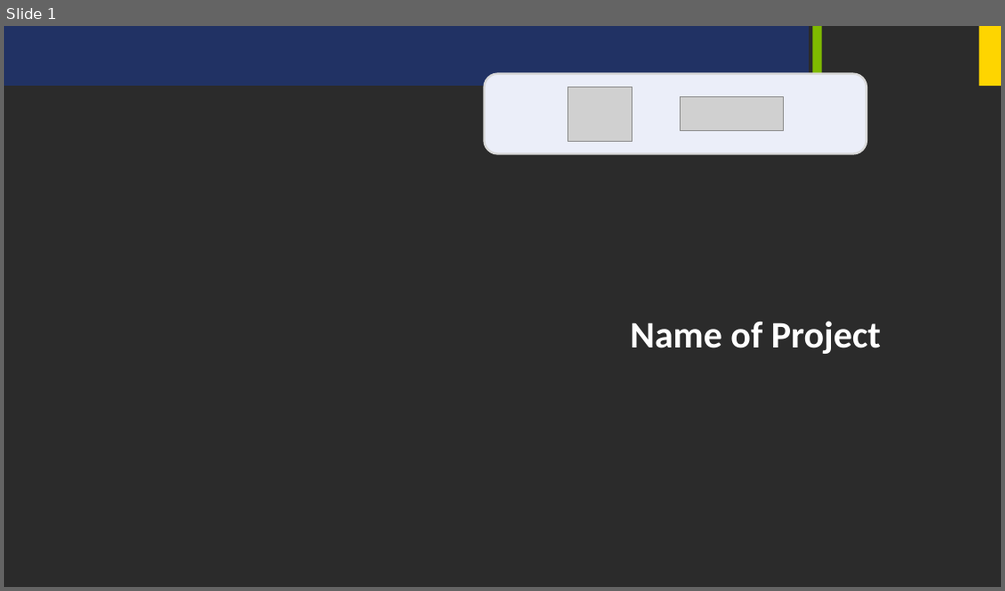
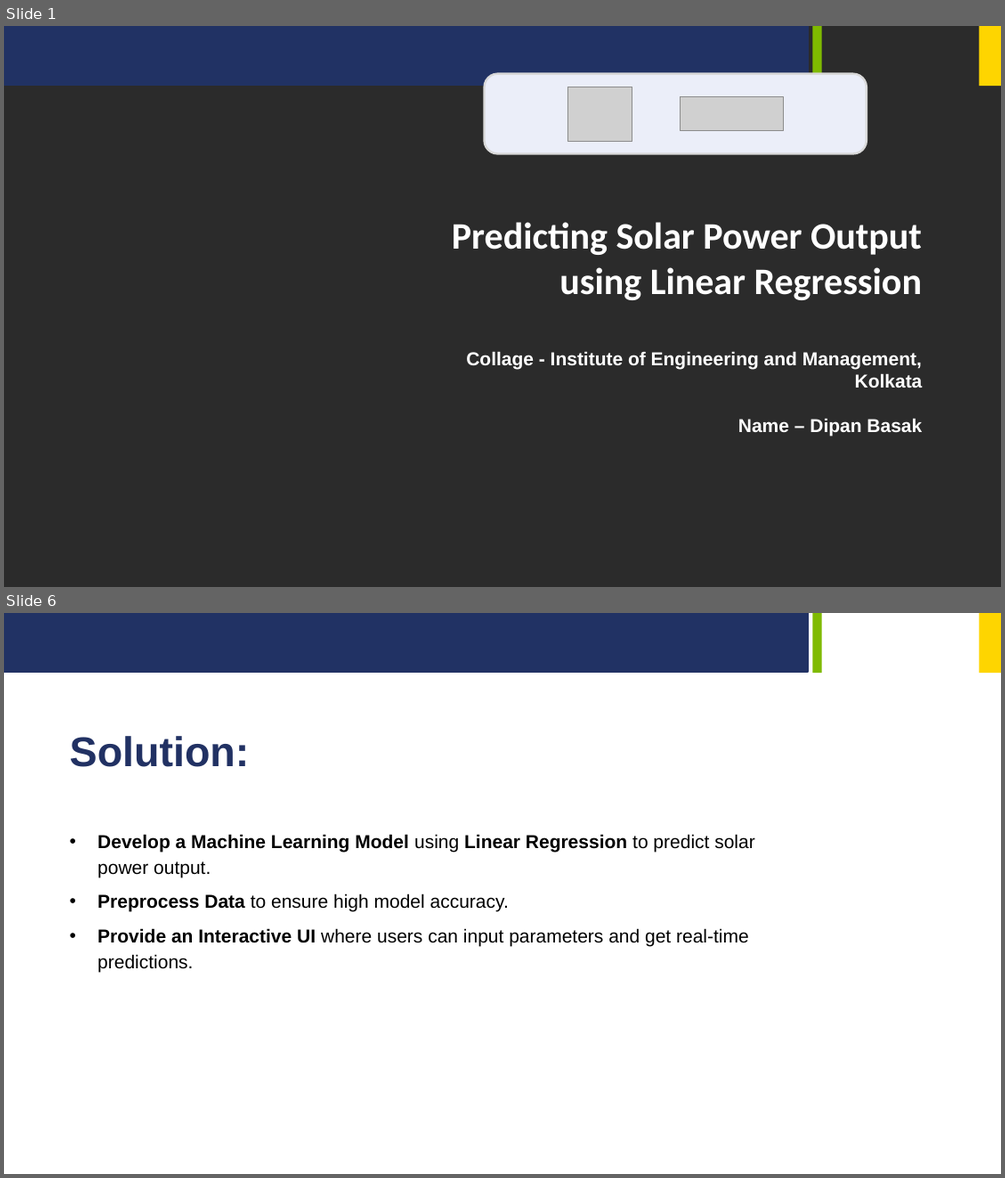
Before and after one commit to Dipan46/Predicting-Solar-Power-Output-using-Linear-Regression, a slide deck: ppt/Project_PPT.pptx. Shown one above the other, each under a label of ours: slide 1 before the commit, slides 1 and 6 after it; the slides between them are not shown. The pictures are 1005x591 and 1005x1178 pixels, drawn with LibreOffice and Linux fonts; fonts in the diff are those of the drawing; grey boxes stand for pictures; background and template pictures are left out; a plain dark background stands for a picture behind light text. Boxes give left, top, right and bottom in pixels: in the first picture for what was removed or moved away, otherwise in the second. Text is boxed around its words. In the diff, an @@ line names an element or a change of style, - is before the commit and + after.

```diff
--- a/ppt/Project_PPT.pptx
+++ b/ppt/Project_PPT.pptx
@@ slide 6 added at <box>4,613,1001,1174</box>, background #FFFFFF; not listed: 3 template elements that a slide beside it also shows @@
@@ text added at <box>70,736,250,767</box>, 40 pt, text #213163, bold @@
+Solution:
@@ text added at <box>97,834,755,972</box>, 18 pt, text #000000 @@
+• Develop a Machine Learning Model using Linear Regression to predict solar power output.
+• Preprocess Data to ensure high model accuracy.
+• Provide an Interactive UI where users can input parameters and get real-time predictions.
@@ slide 1 changed as well @@
@@ text at <box>452,222,922,436</box>: text changed; size 36 to 18 pt; font Calibri to Arial @@
-Name of Project
+Predicting Solar Power Output using Linear Regression
+Collage - Institute of Engineering and Management, Kolkata
+Name – Dipan Basak
```
Also in this commit, not shown: 2 other slides changed, 4 other slides added, 5 slides removed.
